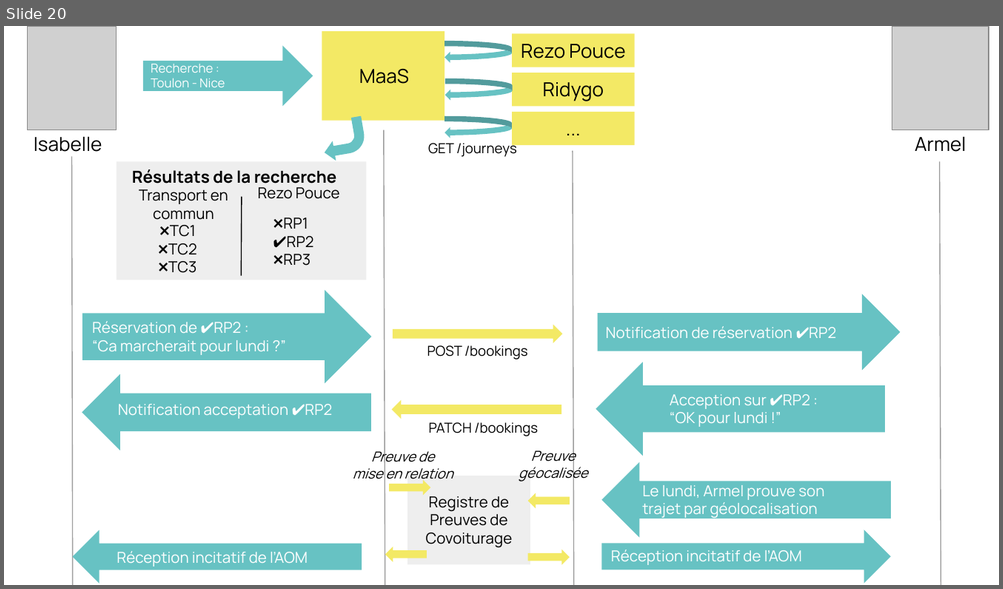
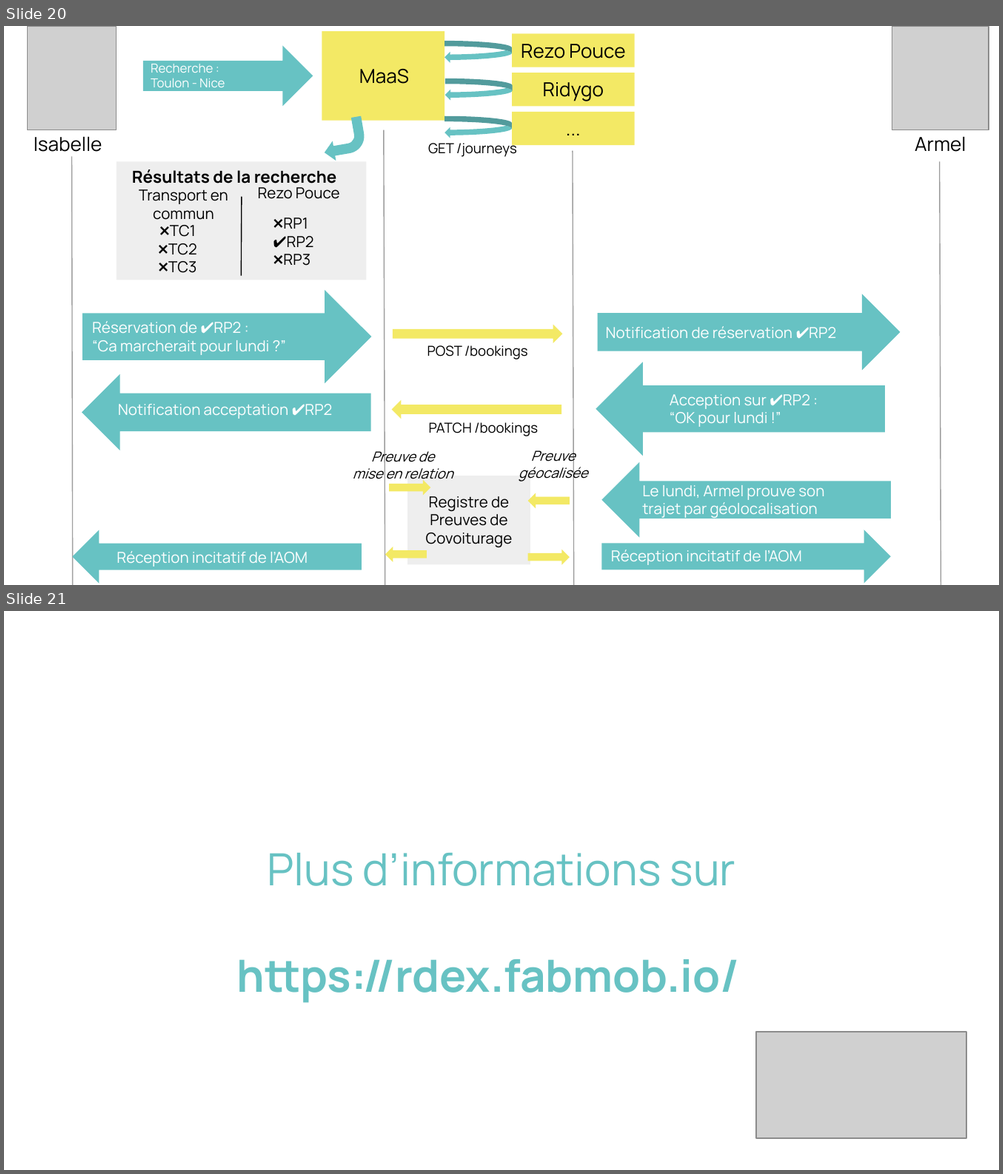
Before and after one commit to fabmob/rdexplus, a slide deck: resources/rdexplus_presentation-fr.odp. Shown one above the other, each under a label of ours: slide 20 before the commit, slides 20 and 21 after it. The pictures are 1003x589 and 1003x1174 pixels, drawn with LibreOffice and Linux fonts; fonts in the diff are those of the drawing; grey boxes stand for pictures. Boxes give left, top, right and bottom in pixels: in the first picture for what was removed or moved away, otherwise in the second. Text is boxed around its words. In the diff, an @@ line names an element or a change of style, - is before the commit and + after.

```diff
--- a/resources/rdexplus_presentation-fr.odp
+++ b/resources/rdexplus_presentation-fr.odp
@@ slide 21 added at bbox=[4, 611, 999, 1170], background #FFFFFF @@
@@ title added at bbox=[237, 853, 740, 1003], 32.2 pt, text #67C2C3, bold @@
+Plus d’informations sur
+https://rdex.fabmob.io/
@@ picture added at bbox=[756, 1032, 966, 1138] @@
```
Also in this commit, not shown: 1 slide changed, 1 other file.
